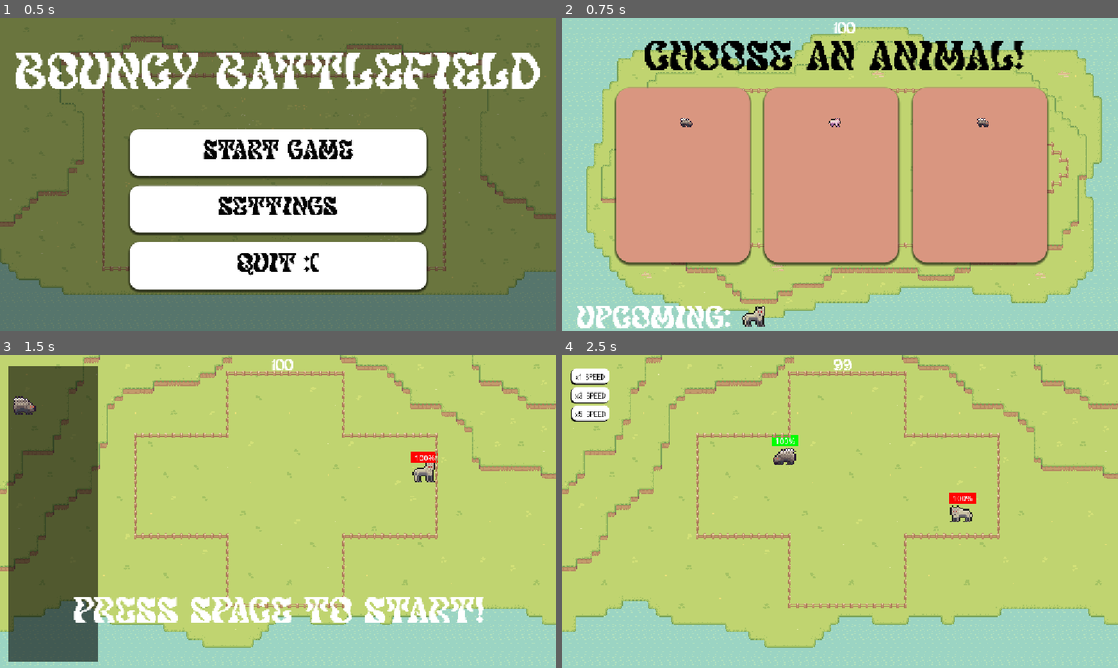
Above: before the commit, frames 1-4 (two rows, left to right).
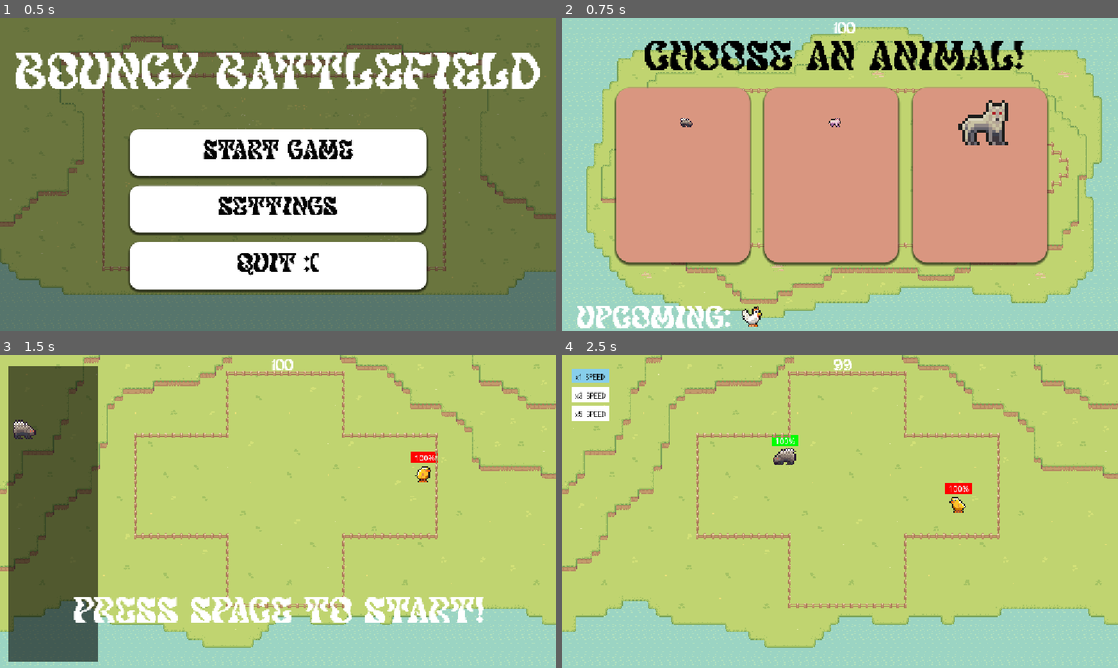
Above: after the commit, the same moments.

Repository: NNKD-Kevin/bouncy-battlefield
Game: Godot game, scene res://scenes/main_menu.tscn
Same seed, same stepped clock (60 frames per second), same inputs: the game is played once before the commit and once after it.
Inputs (mouse positions are in pixels of both pictures, inside the frame that each line leads up to):
- Up to frame 1 (0.5 s): no input
- Up to frame 2 (0.75 s): click "START GAME" at 0.5 s
- Up to frame 3 (1.5 s): click (122, 511) at 1.25 s
- Up to frame 4 (2.5 s): tap Space (start) at 2 s; drag from (984, 470) to (895, 442) at 2.02 s

Frame 1 is identical in both runs. In frame 2, 1.1% of the frame differs, in the area x 32-81%, y 26-99%; in frame 3, 0.6%; in frame 4, 1.0%.

Commit message:
Unique Choice Selection and cleaner code

Diff:
--- a/haven-game/project.godot
+++ b/haven-game/project.godot
@@ -38,12 +38,6 @@
 "events": [Object(InputEventKey,"resource_local_to_scene":false,"resource_name":"","device":-1,"window_id":0,"alt_press …(191 unchanged characters)…
 ]
 }
-speedup={
-"deadzone": 0.2,
-"events": [Object(InputEventKey,"resource_local_to_scene":false,"resource_name":"","device":-1,"window_id":0,"alt_pressed":false,"shift_pressed":false,"ctrl_pressed":false,"meta_pressed":false,"pressed":false,"keycode":0,"physical_keycode":81,"key_label":0,"unicode":113,"location":0,"echo":false,"script":null)
-, Object(InputEventKey,"resource_local_to_scene":false,"resource_name":"","device":-1,"window_id":0,"alt_pressed":false,"shift_pressed":false,"ctrl_pressed":false,"meta_pressed":false,"pressed":false,"keycode":0,"physical_keycode":4194325,"key_label":0,"unicode":0,"location":0,"echo":false,"script":null)
-]
-}
 drag={
 "deadzone": 0.2,
 "events": [Object(InputEventMouseButton,"resource_local_to_scene":false,"resource_name":"","device":-1,"window_id":0,"a …(253 unchanged characters)…
--- a/haven-game/scenes/animal.tscn
+++ b/haven-game/scenes/animal.tscn
@@ -342,7 +342,7 @@
 sprite_frames = SubResource("SpriteFrames_1vivr")
 animation = &"porcupine_attack"
 autoplay = "crab"
-frame_progress = 0.6581417
+frame_progress = 0.3537146
 
 [node name="FlashAnimation" type="AnimationPlayer" parent="AnimatedSprite2D" unique_id=1629936786]
 root_node = NodePath("../..")
--- a/haven-game/script/global.gd
+++ b/haven-game/script/global.gd
@@ -10,11 +10,6 @@
 signal arrange
 func _ready()->void:
 	Engine.time_scale=1.0
-func _input(event: InputEvent) -> void:
-	if Input.is_action_just_pressed("speedup"):
-		Engine.time_scale =3.0
-	if Input.is_action_just_released("speedup"):
-		Engine.time_scale=1.0
 func reset_run():
 	animals=[]
 	enemies=[]
--- a/haven-game/script/recruit.gd
+++ b/haven-game/script/recruit.gd
@@ -20,7 +20,6 @@
 @onready var turtle3: Label = $Option3/Description/Turtle
 @onready var description3=[chicken3,crab3,turtle3,wolf3]
 @onready var descriptions=[description1,description2,description3]
-var index=0
 @onready var center_container: CenterContainer = $"../../CenterContainer"
 @onready var upcoming_sprite: HBoxContainer = $"../../Upcoming Enemy2/Upcoming_sprite"
 @onready var upcoming: Label = $"../../Upcoming Enemy2/Upcoming"
@@ -40,7 +39,7 @@
 @onready var button: Button = $"../../Time speed/Button"
 @onready var button_2: Button = $"../../Time speed/Button2"
 @onready var button_3: Button = $"../../Time speed/Button3"
-
+var  cache=[]
 var choices=[]
 func choose():
 	button.visible = false
@@ -57,33 +56,14 @@
 		if option:
 			option.visible=true
 	choices=[]
-	index=0
-	for sprite in options:
+	while len(cache)<3:
 		var gacha=randi_range(1,6)
-		if sprite:
-			if gacha==1:
-				sprite.play('chick')
-				choices.append('chick')
-				if descriptions[index][0]:descriptions[index][0].visible=true
-			elif gacha==2:
-				sprite.play('crab')
-				choices.append('crab')
-				if descriptions[index][1]:descriptions[index][1].visible=true
-			elif gacha==3:
-				sprite.play('turtle')
-				choices.append('turtle')
-				if descriptions[index][2]:descriptions[index][2].visible=true
-			elif gacha==4:
-				sprite.play('wolf')
-				choices.append('wolf')
-				if descriptions[index][3]:descriptions[index][3].visible=true
-			elif gacha==5:
-				sprite.play("pig")
-				choices.append('pig')
-			elif gacha==6:
-				sprite.play("porcupine")
-				choices.append('porcupine')
-		index+=1
+		if gacha not in cache:
+			cache.append(gacha)
+	for i in range(len(options)):
+		var a=cache[i]-1
+		options[i].play(AnimalData.ENEMY_TYPES[a])
+		choices.append(AnimalData.ENEMY_TYPES[a])
 	for i in range(Global.level):
 		Global.enemies.append(AnimalData.ENEMY_TYPES.pick_random())
 	for i in range(Global.level):
--- a/haven-game/script/stage_level.gd
+++ b/haven-game/script/stage_level.gd
@@ -13,9 +13,11 @@
 @onready var button: Button = $"CanvasLayer/Time speed/Button"
 @onready var button_2: Button = $"CanvasLayer/Time speed/Button2"
 @onready var button_3: Button = $"CanvasLayer/Time speed/Button3"
+@onready var buttons=[button,button_2,button_3]
 @onready var animal_panel: Panel = $Animal_Panel
-
-
+var white_style := StyleBoxFlat.new()
+var blue_style := StyleBoxFlat.new()
+var current_button=button
 var starting_nodes:int
 var current_nodes:int
 var x_min=0
@@ -40,10 +42,19 @@
 		if m is TileMap:
 			for layer in m.get_layers_count():
 				m.set_layer_enabled(layer, active)
+func update_buttons()->void:
+	for b in buttons:
+		var style=blue_style if b==current_button else white_style
+		b.add_theme_stylebox_override('normal',style)
 func _ready():
+	current_button=button
+	update_buttons()
 	button.visible = false
 	button_2.visible = false
 	button_3.visible = false
+	white_style.bg_color=Color.WHITE
+	blue_style.bg_color=Color.SKY_BLUE
+
 	Global.arrange.connect(_on_arrange)
 	music.play()
 	if center_container:
@@ -60,7 +71,7 @@
 		node.position = Vector2(randi_range(spawn_x, spawn_x+x_offset), randi_range(y_min, y_max))
 	elif side=='good':
 		if spawn_count<5:
-			node.position=Vector2(50+50*int(spawn_count/5),100*(spawn_count%5))
+			node.position=Vector2(50+50*int(spawn_count/5),50+100*(spawn_count%5))
 			node.initial_position=node.position
 	node.add_to_group("animals" if is_good else "enemies")
 	add_child(node)
@@ -83,6 +94,7 @@
 		e.queue_free()
 
 func _process(_delta: float) -> void:
+
 	if Global.sandstorm_on:
 		sandstorm_effect.visible=true
 	else:
@@ -124,6 +136,8 @@
 
 func _input(event: InputEvent) -> void:
 	if event.is_action_pressed("start") and not Global.combat and Global.ready_to_start:
+		current_button=button
+		update_buttons()
 		Global.ready_to_start=false
 		if center_container:
 			center_container.visible=false
@@ -142,9 +156,13 @@
 
 func _on_button_pressed() -> void:
 	Engine.time_scale = 1.0
-
+	current_button=button
+	update_buttons()
 func _on_button_2_pressed() -> void:
 	Engine.time_scale = 3.0
-
+	current_button=button_2
+	update_buttons()
 func _on_button_3_pressed() -> void:
 	Engine.time_scale = 5.0
+	current_button=button_3
+	update_buttons()
